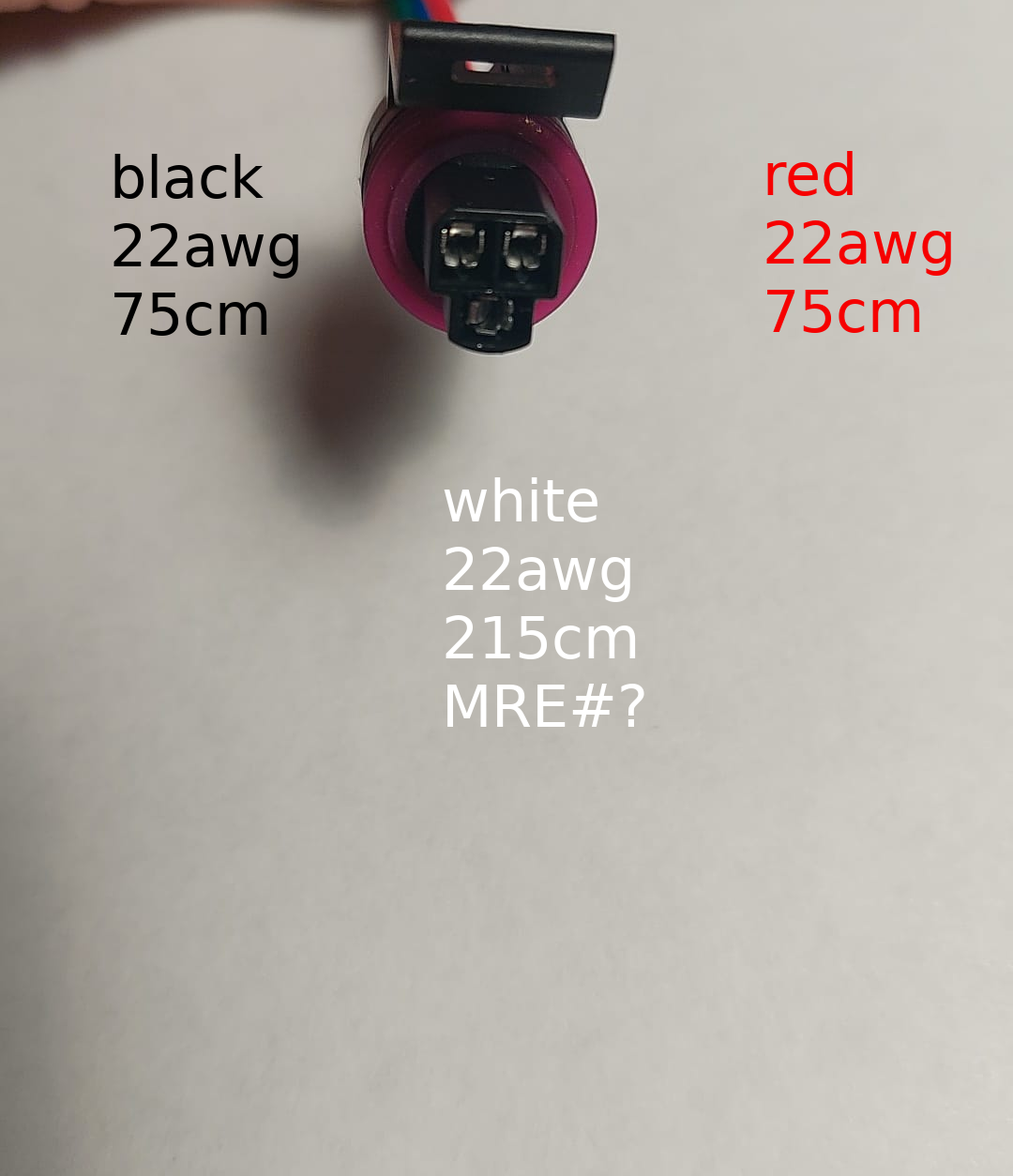
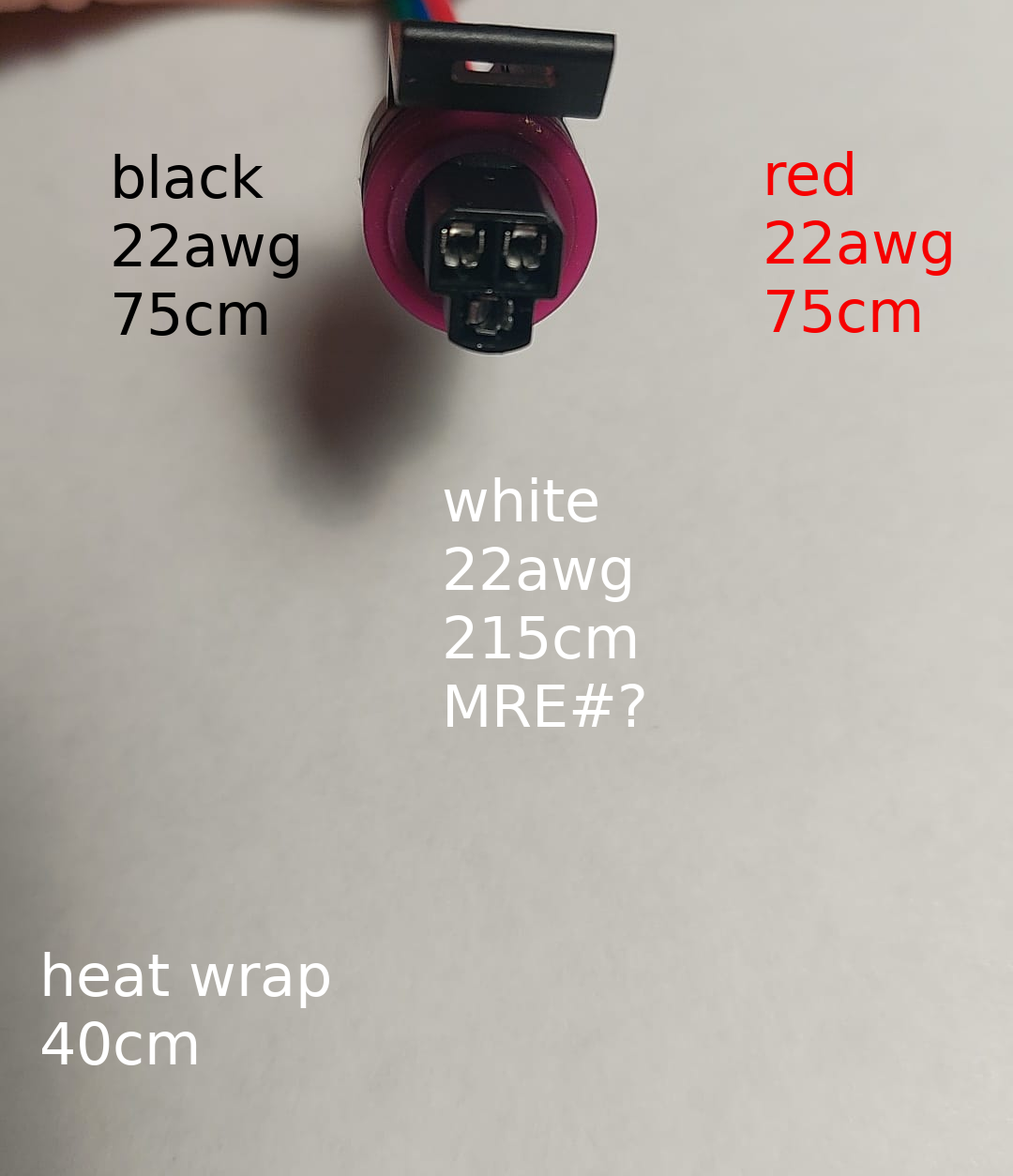
Before/after of a (1013, 1176) layered artwork. What changed in the layer stack:
added layer "heat wrap ..." above "black ..." over left=42, top=951, right=330, bottom=1066
